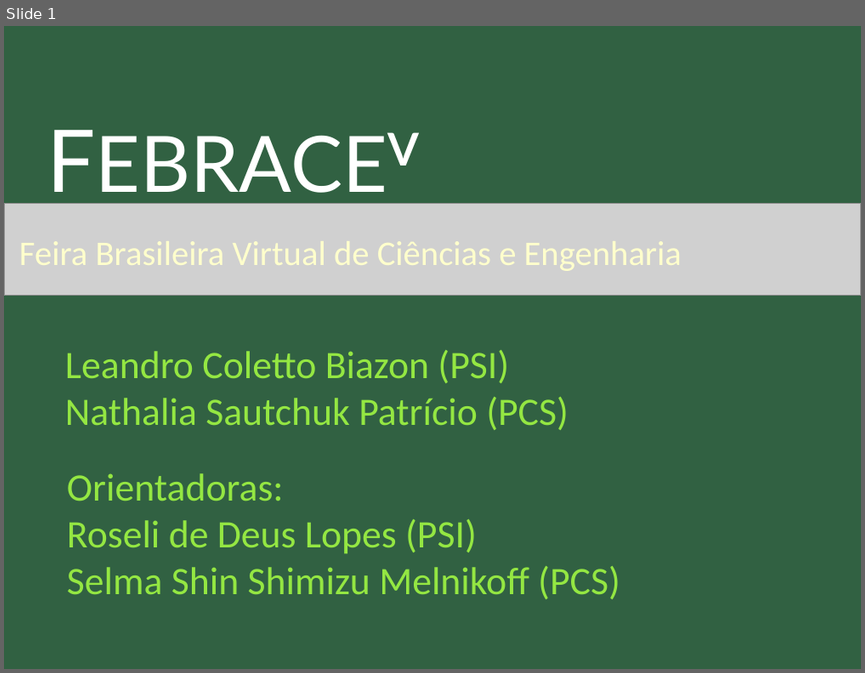
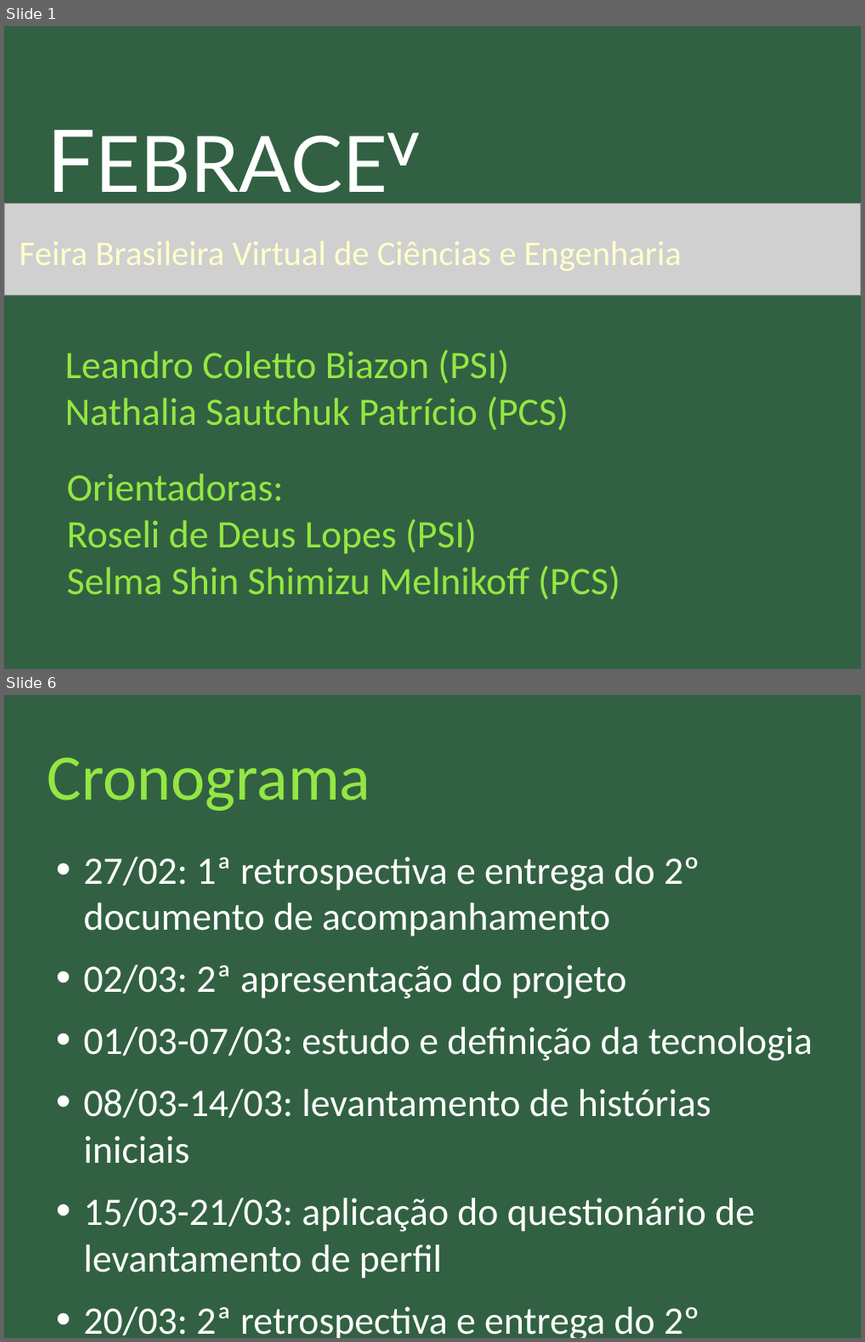
Before and after one commit to nathaliaspatricio/febracev, a slide deck: doc/atividade2/apresentação_2.odp. Shown one above the other, each under a label of ours: slide 1 before the commit, slides 1 and 6 after it; the slides between them are not shown. The pictures are 865x673 and 865x1342 pixels, drawn with LibreOffice and Linux fonts; fonts in the diff are those of the drawing; grey boxes stand for pictures. Boxes give left, top, right and bottom in pixels: in the first picture for what was removed or moved away, otherwise in the second. Text is boxed around its words. In the diff, an @@ line names an element or a change of style, - is before the commit and + after.

```diff
--- a/doc/atividade2/apresentação_2.odp
+++ b/doc/atividade2/apresentação_2.odp
@@ slide 6 added at box(4, 695, 861, 1338), background #316142 @@
@@ title added at box(46, 757, 370, 811), 60 pt, text #94E742 @@
+Cronograma
@@ text added at box(84, 857, 812, 1338), 36 pt, text #FFFFFF @@
+• 27/02: 1ª retrospectiva e entrega do 2º documento de acompanhamento
+• 02/03: 2ª apresentação do projeto
+• 01/03-07/03: estudo e definição da tecnologia
+• 08/03-14/03: levantamento de histórias iniciais
+• 15/03-21/03: aplicação do questionário de levantamento de perfil
+• 20/03: 2ª retrospectiva e entrega do 2º documento de acompanhamento
```
Also in this commit, not shown: 1 slide changed, 6 other slides added, 7 slides removed, 1 other file.
